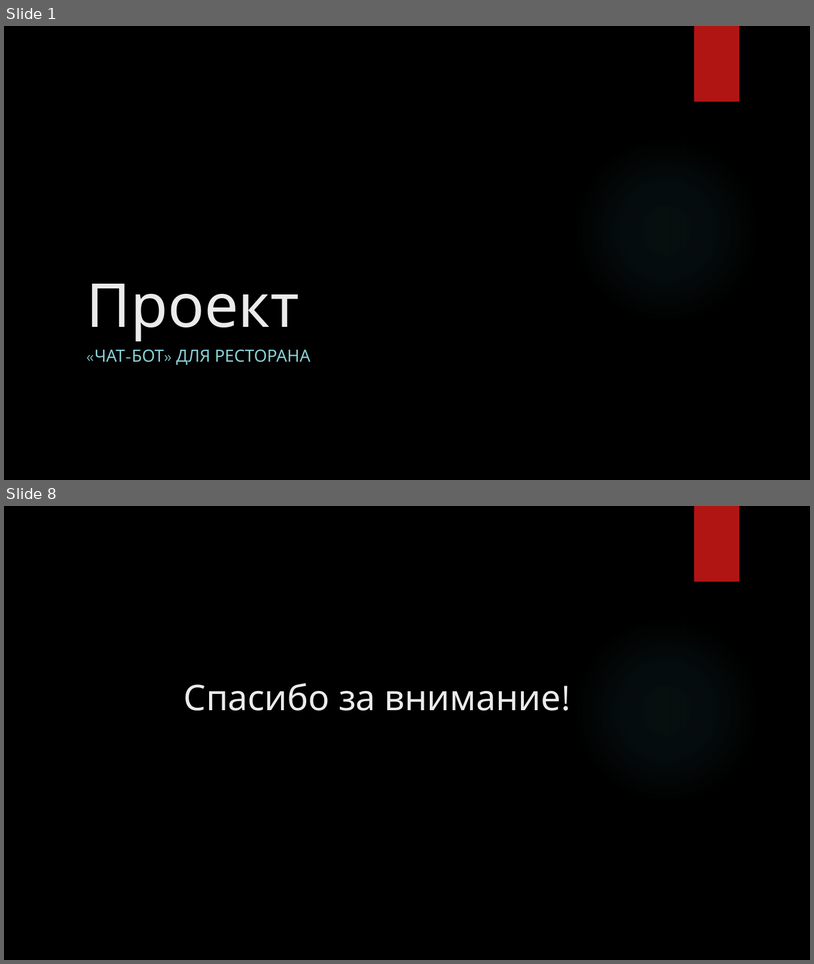
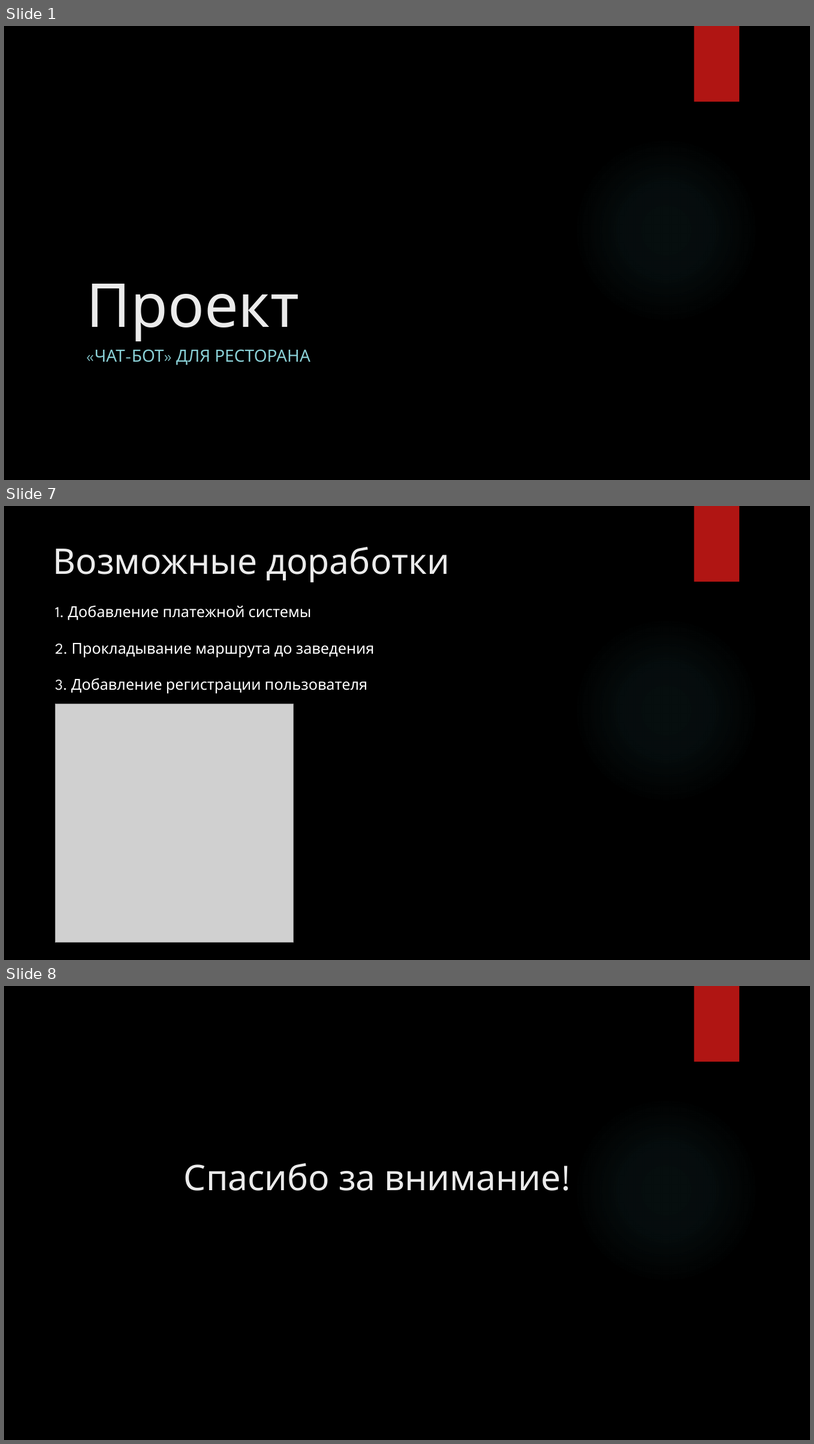
Before and after one commit to Sergei182007/Chat_bot_tg_2024, a slide deck: Проект_чат_бот.pptx. Shown one above the other, each under a label of ours: slides 1 and 8 before the commit, slides 1, 7 and 8 after it; the slides between them are not shown. The pictures are 814x964 and 814x1444 pixels, drawn with LibreOffice and Linux fonts; fonts in the diff are those of the drawing; grey boxes stand for pictures; background and template pictures are left out. Boxes give left, top, right and bottom in pixels: in the first picture for what was removed or moved away, otherwise in the second. Text is boxed around its words. In the diff, an @@ line names an element or a change of style, - is before the commit and + after.

```diff
--- a/Проект_чат_бот.pptx
+++ b/Проект_чат_бот.pptx
@@ slide 7 added at [4,506,810,960], background picture (left out); not listed: 2 template elements that a slide beside it also shows @@
@@ title added at [53,547,450,582], 42 pt, text #EBEBEB @@
+Возможные доработки
@@ text added at [55,606,374,693], 18 pt, text #FFFFFF @@
+1. Добавление платежной системы
+2. Прокладывание маршрута до заведения
+3. Добавление регистрации пользователя
@@ picture added at [56,704,294,942] @@
```
Also in this commit, not shown: 4 slides changed, 1 other slide added, 2 slides removed.
